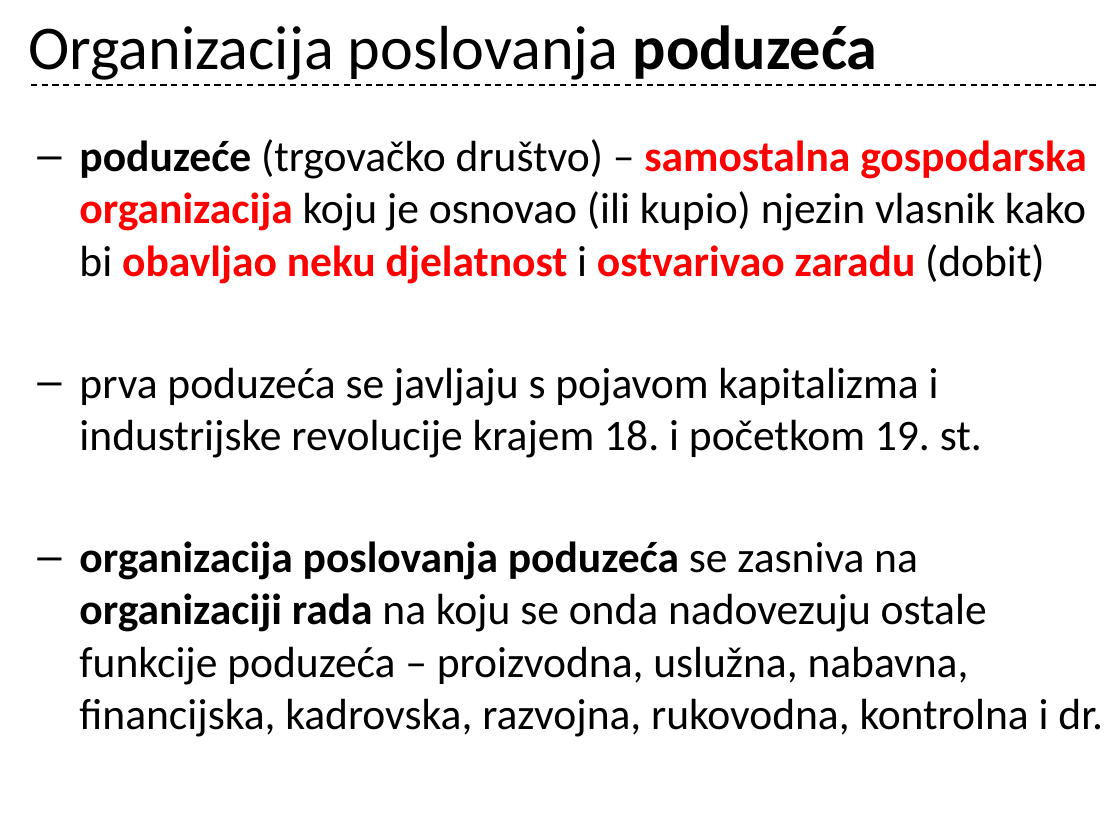
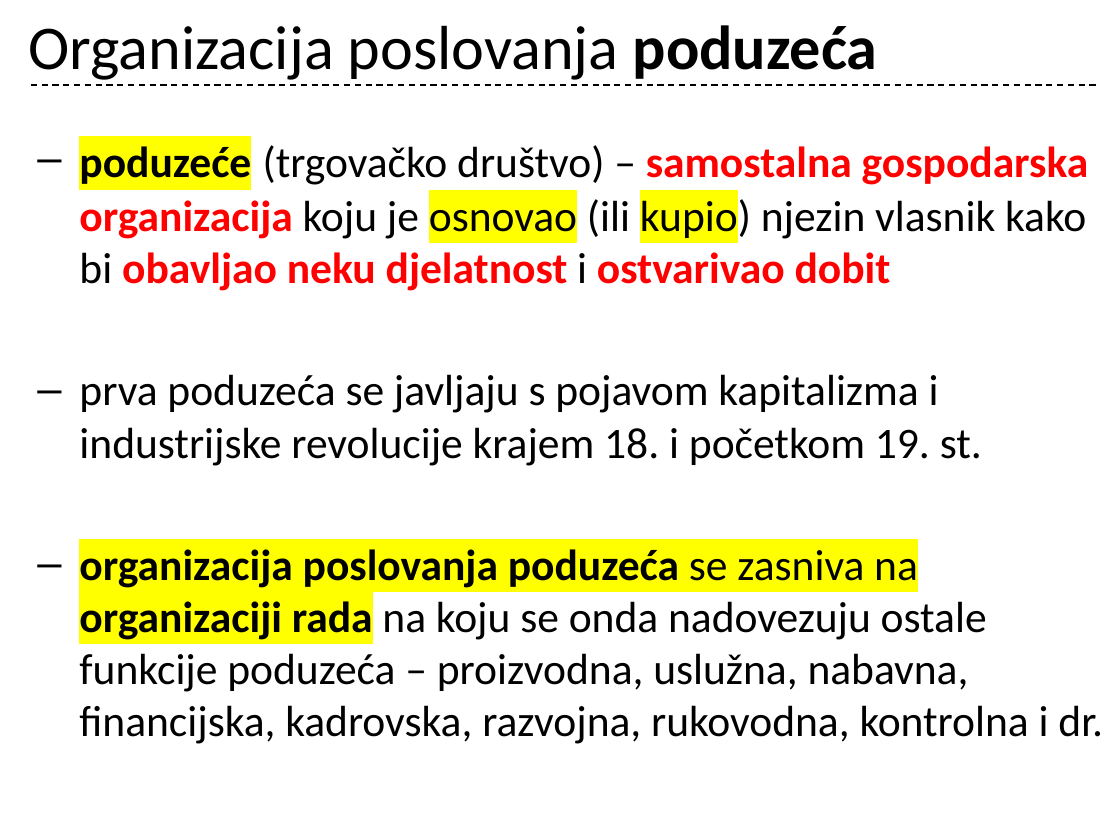
Before and after one commit to cornx/print, a slide deck: slide 12 of data/prezentacije/organizacija/001_Organizacija_uvod.pptx. Drawn at 1120x840 pixels with LibreOffice and Linux fonts; fonts in the diff are those of the drawing. Boxes give left, top, right and bottom in pixels: in the first picture for what was removed or moved away, otherwise in the second. Text is boxed around its words. In the diff, an @@ line names an element or a change of style, - is before the commit and + after.

```diff
--- a/data/prezentacije/organizacija/001_Organizacija_uvod.pptx
+++ b/data/prezentacije/organizacija/001_Organizacija_uvod.pptx
@@ text at <box>79,145,1089,291</box>: text changed @@
-– poduzeće (trgovačko društvo) – samostalna gospodarska organizacija koju je osnovao (ili kupio) njezin vlasnik kako bi obavljao neku djelatnost i ostvarivao zaradu (dobit)
+– poduzeće (trgovačko društvo) – samostalna gospodarska organizacija koju je osnovao (ili kupio) njezin vlasnik kako bi obavljao neku djelatnost i ostvarivao dobit
@@ text at <box>79,549,1103,744</box>: highlight none to #FFFF00 in "organizacija poslovanja poduzeća se zasniva na organizaciji ..." @@
```
Also in this commit, not shown: 8 other slides changed, 1 slide added, 1 other file.
